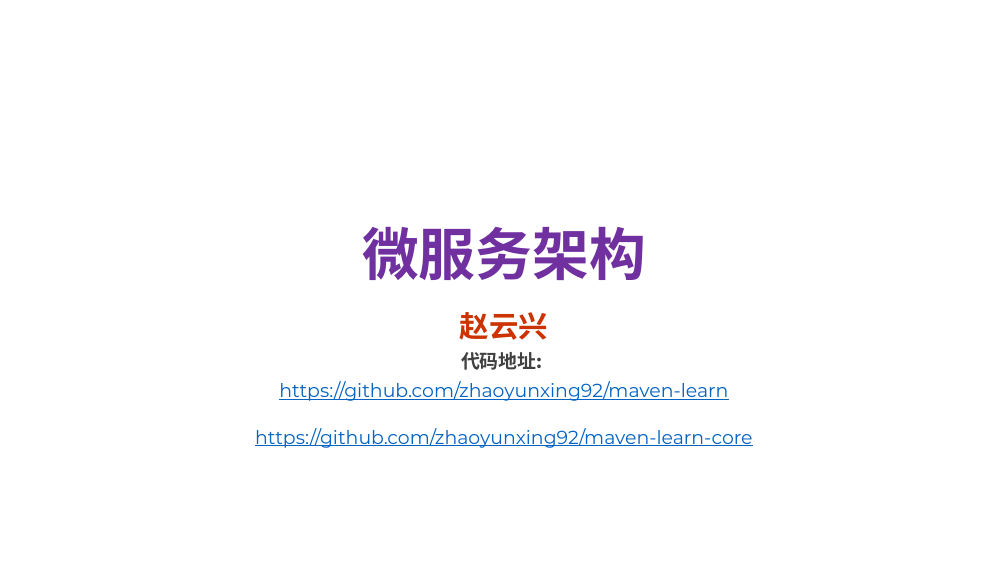
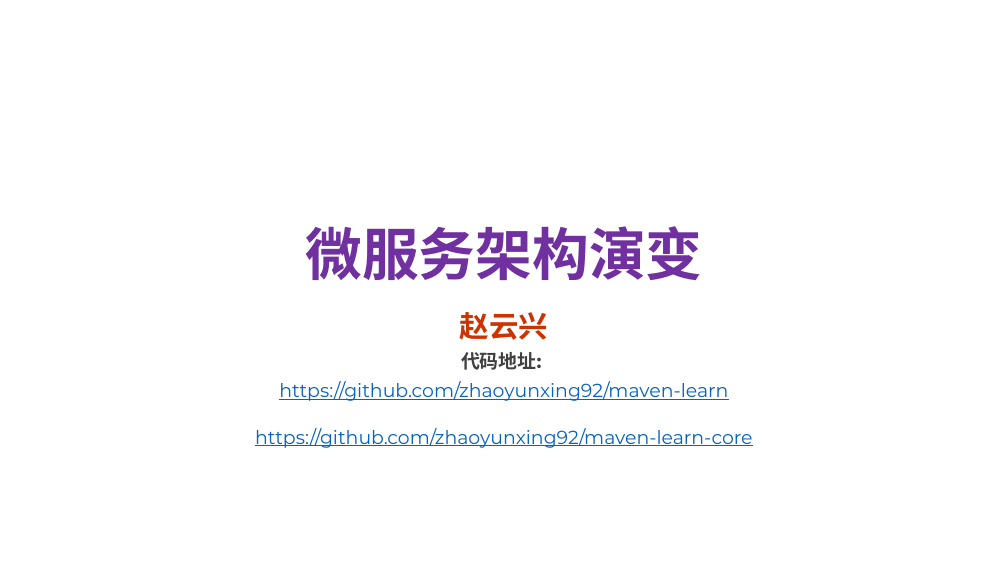
Before and after one commit to zhaoyunxing92/maven-learn, a slide deck: slide 1 of doc/微服务架构.pptx. Drawn at 1008x567 pixels with LibreOffice and Linux fonts; fonts in the diff are those of the drawing. Boxes give left, top, right and bottom in pixels: in the first picture for what was removed or moved away, otherwise in the second. Text is boxed around its words. In the diff, an @@ line names an element or a change of style, - is before the commit and + after.

```diff
--- a/doc/微服务架构.pptx
+++ b/doc/微服务架构.pptx
@@ title at (x1=306, y1=226, x2=703, y2=280): text changed @@
-微服务架构
+微服务架构演变
```
Also in this commit, not shown: 1 other slide changed, 2 slides added.
